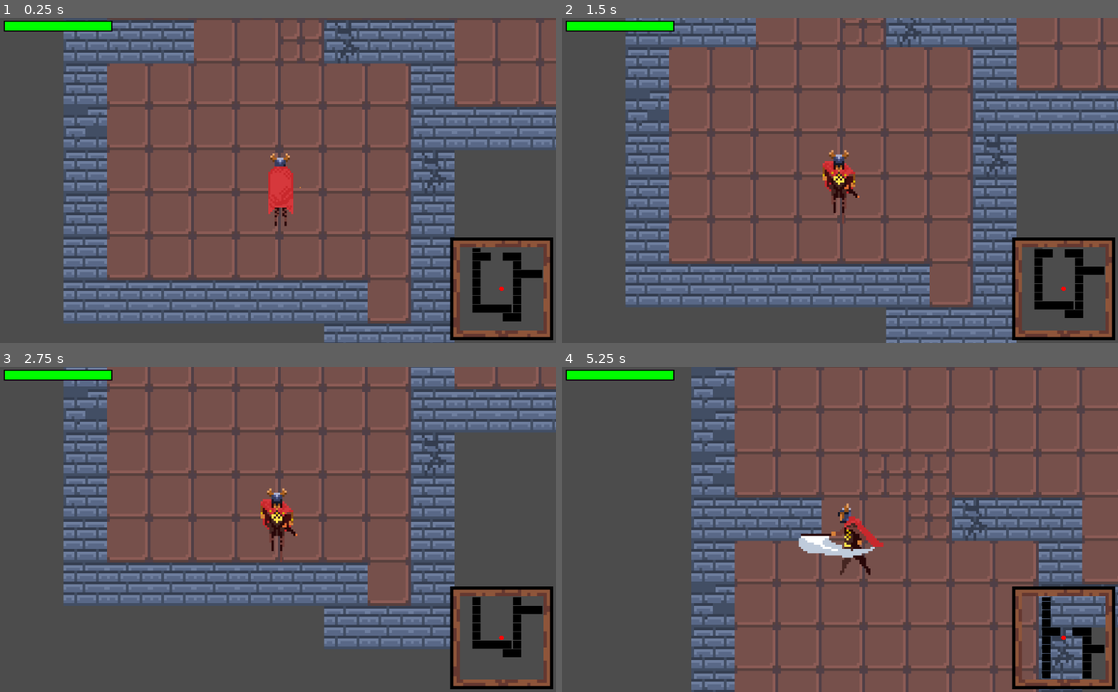
Above: before the commit, frames 1-4 (two rows, left to right).
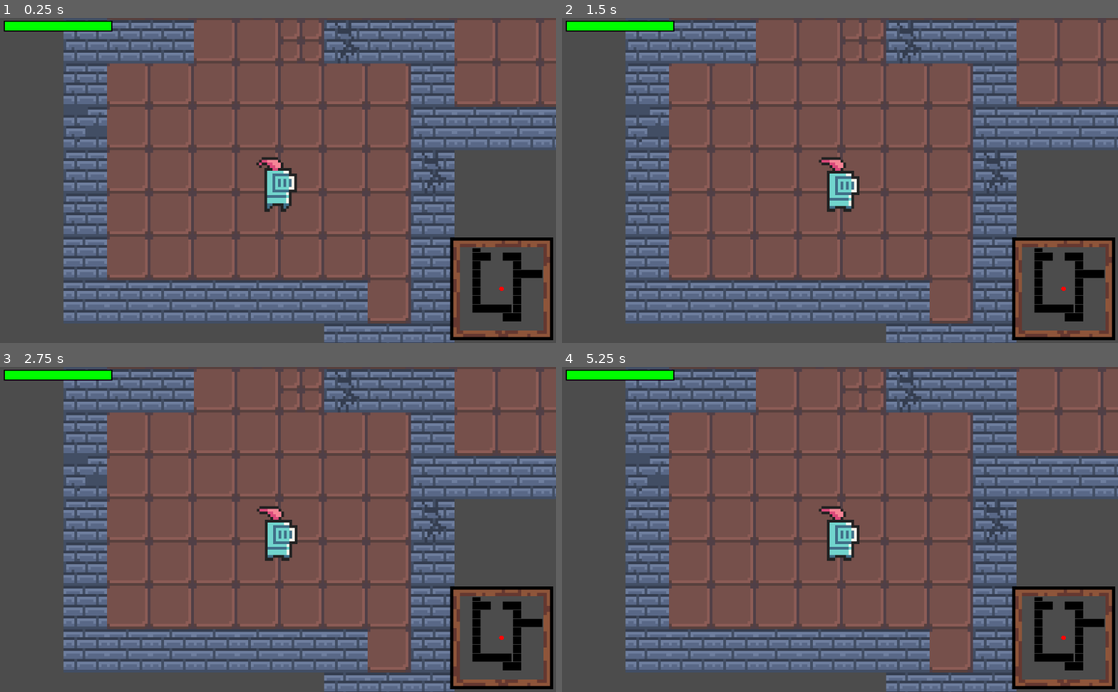
Above: after the commit, the same moments.

Repository: skni-kod/roguelike
Game: Godot game, scene res://Scenes/Levels/Main.tscn
Same seed, same stepped clock (60 frames per second), same inputs: the game is played once before the commit and once after it.
Inputs (mouse positions are in pixels of both pictures, inside the frame that each line leads up to):
- Up to frame 1 (0.25 s): no input
- Up to frame 2 (1.5 s): move the mouse to (962, 164) at 0.52 s; press the mouse at (962, 164) at 0.53 s; hold D (move_right) 0.53-1.28 s; move the mouse to (728, 196) at 1.27 s; release the mouse at (728, 196) at 1.28 s; hold S (move_down) from 1.28 s (still down); click (728, 196) at 1.35 s
- Up to frame 3 (2.75 s): move the mouse to (333, 458) at 2.02 s; release S (move_down) at 2.03 s; press the mouse at (333, 458) at 2.03 s; hold D (move_right) from 2.03 s (still down)
- Up to frame 4 (5.25 s): move the mouse to (812, 594) at 2.77 s; release D (move_right) at 2.78 s; release the mouse at (812, 594) at 2.78 s; hold W (move_up) 2.78-3.53 s; click (812, 594) at 2.85 s; move the mouse to (1006, 578) at 3.52 s; press the mouse at (1006, 578) at 3.53 s; hold A (move_left) 3.53-5.03 s; move the mouse to (673, 480) at 4.27 s; release the mouse at (673, 480) at 4.28 s; click (673, 480) at 4.35 s; move the mouse to (867, 529) at 5.02 s; press the mouse at (867, 529) at 5.03 s; hold S (move_down) from 5.03 s (still down)

The runs differ from the first frame. In frame 1, 1.0% of the frame differs, in the area x 46-55%, y 41-65%; in frame 2, 29%; in frame 3, 37%; in frame 4, 50%, in the area x 11-100%, y 0-100%.

Commit message:
mevement changes and player sprite

Diff:
--- a/Scenes/Actors/Player.gd
+++ b/Scenes/Actors/Player.gd
@@ -3,6 +3,7 @@
 var velocity = Vector2.ZERO
 var current_side = "Up" # Zmienna zawierająca stronę w którą odwrócony jest bohater
 var attack = false # Zmienna określająca czy bohater jest w trakcie ataku
+var got_hitted = false
 export var speed = 2
 var direction = Vector2()
 export var health = 100
@@ -29,24 +30,29 @@
 	).normalized() # Określenie kierunku poruszania się
 	velocity = direction * speed
 	velocity = move_and_collide(velocity)
-	if direction == Vector2.ZERO:
-		$AnimationPlayer.play("Idle " + current_side)
-	elif direction.y < 0:
-		$AnimationPlayer.play("Walk Up")
-	elif direction.y > 0:
-		$AnimationPlayer.play("Walk Down")
-	elif direction.x < 0:
-		$AnimationPlayer.play("Walk Left")
-	elif direction.x > 0:
-		$AnimationPlayer.play("Walk Right")
-
-func _on_AnimationPlayer_animation_started(anim_name): #Pobierz ostatnią wystartowaną animację
-	current_side = anim_name.split(" ")[-1] #i weź z jej nazwy stronę w którą jest zwrócony bohater
+	if !got_hitted:
+		if direction == Vector2.ZERO:
+			$AnimationPlayer.play("Idle")
+		elif direction.y != 0:
+			$AnimationPlayer.play("Run")
+			if direction.x < 0:
+				$Sprite.scale.x = -1
+			else:
+				$Sprite.scale.x = 1
+		elif direction.x < 0:
+			$Sprite.scale.x = -1
+			$AnimationPlayer.play("Run")
+		elif direction.x > 0:
+			$Sprite.scale.x = 1
+			$AnimationPlayer.play("Run")
 
 func take_dmg(enemy):
 	health = health - enemy.dps
 	health_bar.on_health_updated(health, enemy.dps)
-	print(health)
+	got_hitted = true
+	$AnimationPlayer.play("Hit")
+	yield($AnimationPlayer, "animation_finished")
+	got_hitted = false
 
 func _on_AttackCollision_body_entered(body):
 	if body.is_in_group("Enemy"):
--- a/Scenes/Actors/Player.tscn
+++ b/Scenes/Actors/Player.tscn
@@ -1,144 +1,16 @@
-[gd_scene load_steps=21 format=2]
+[gd_scene load_steps=12 format=2]
 
-[ext_resource path="res://Assets/Hero/Sprites&Animations/knight iso char.png" type="Texture" id=1]
+[ext_resource path="res://Assets/Hero/RedHero.png" type="Texture" id=1]
 [ext_resource path="res://Scenes/Actors/Player.gd" type="Script" id=2]
 [ext_resource path="res://Scenes/UI/HealthBar.tscn" type="PackedScene" id=3]
 
-[sub_resource type="RectangleShape2D" id=1]
-extents = Vector2( 6.7901, 8.18035 )
+[sub_resource type="CapsuleShape2D" id=9]
+radius = 5.0
+height = 6.0
 
-[sub_resource type="Animation" id=2]
-resource_name = "Attack Down"
+[sub_resource type="Animation" id=8]
+resource_name = "Hit"
 length = 0.3
-tracks/0/type = "value"
-tracks/0/path = NodePath("Sprite:frame")
-tracks/0/interp = 1
-tracks/0/loop_wrap = true
-tracks/0/imported = false
-tracks/0/enabled = true
-tracks/0/keys = {
-"times": PoolRealArray( 0, 0.1, 0.2 ),
-"transitions": PoolRealArray( 1, 1, 1 ),
-"update": 1,
-"values": [ 26, 27, 28 ]
-}
-tracks/1/type = "value"
-tracks/1/path = NodePath("AttackCollision/AttackDown:disabled")
-tracks/1/interp = 1
-tracks/1/loop_wrap = true
-tracks/1/imported = false
-tracks/1/enabled = true
-tracks/1/keys = {
-"times": PoolRealArray( 0.2, 0.3 ),
-"transitions": PoolRealArray( 1, 1 ),
-"update": 1,
-"values": [ false, true ]
-}
-
-[sub_resource type="Animation" id=3]
-resource_name = "Attack Left"
-length = 0.3
-tracks/0/type = "value"
-tracks/0/path = NodePath("Sprite:frame")
-tracks/0/interp = 1
-tracks/0/loop_wrap = true
-tracks/0/imported = false
-tracks/0/enabled = true
-tracks/0/keys = {
-"times": PoolRealArray( 0, 0.1, 0.2 ),
-"transitions": PoolRealArray( 1, 1, 1 ),
-"update": 1,
-"values": [ 35, 36, 37 ]
-}
-tracks/1/type = "value"
-tracks/1/path = NodePath("AttackCollision/AttackLeft:disabled")
-tracks/1/interp = 1
-tracks/1/loop_wrap = true
-tracks/1/imported = false
-tracks/1/enabled = true
-tracks/1/keys = {
-"times": PoolRealArray( 0.1, 0.2 ),
-"transitions": PoolRealArray( 1, 1 ),
-"update": 1,
-"values": [ false, true ]
-}
-
-[sub_resource type="Animation" id=4]
-resource_name = "Attack Right"
-length = 0.3
-tracks/0/type = "value"
-tracks/0/path = NodePath("Sprite:frame")
-tracks/0/interp = 1
-tracks/0/loop_wrap = true
-tracks/0/imported = false
-tracks/0/enabled = true
-tracks/0/keys = {
-"times": PoolRealArray( 0, 0.1, 0.2 ),
-"transitions": PoolRealArray( 1, 1, 1 ),
-"update": 1,
-"values": [ 32, 33, 34 ]
-}
-tracks/1/type = "value"
-tracks/1/path = NodePath("AttackCollision/AttackRight:disabled")
-tracks/1/interp = 1
-tracks/1/loop_wrap = true
-tracks/1/imported = false
-tracks/1/enabled = true
-tracks/1/keys = {
-"times": PoolRealArray( 0.1, 0.2 ),
-"transitions": PoolRealArray( 1, 1 ),
-"update": 1,
-"values": [ false, true ]
-}
-
-[sub_resource type="Animation" id=5]
-resource_name = "Attack Up"
-length = 0.3
-tracks/0/type = "value"
-tracks/0/path = NodePath("Sprite:frame")
-tracks/0/interp = 1
-tracks/0/loop_wrap = true
-tracks/0/imported = false
-tracks/0/enabled = true
-tracks/0/keys = {
-"times": PoolRealArray( 0, 0.1, 0.2 ),
-"transitions": PoolRealArray( 1, 1, 1 ),
-"update": 1,
-"values": [ 29, 30, 31 ]
-}
-tracks/1/type = "value"
-tracks/1/path = NodePath("AttackCollision/AttackUp:disabled")
-tracks/1/interp = 1
-tracks/1/loop_wrap = true
-tracks/1/imported = false
-tracks/1/enabled = true
-tracks/1/keys = {
-"times": PoolRealArray( 0.1, 0.2 ),
-"transitions": PoolRealArray( 1, 1 ),
-"update": 1,
-"values": [ false, true ]
-}
-
-[sub_resource type="Animation" id=6]
-resource_name = "Idle Down"
-length = 0.4
-loop = true
-tracks/0/type = "value"
-tracks/0/path = NodePath("Sprite:frame")
-tracks/0/interp = 1
-tracks/0/loop_wrap = true
-tracks/0/imported = false
-tracks/0/enabled = true
-tracks/0/keys = {
-"times": PoolRealArray( 0, 0.1, 0.2, 0.3 ),
-"transitions": PoolRealArray( 1, 1, 1, 1 ),
-"update": 1,
-"values": [ 0, 1, 2, 3 ]
-}
-
-[sub_resource type="Animation" id=7]
-resource_name = "Idle Left"
-length = 0.1
 tracks/0/type = "value"
 tracks/0/path = NodePath("Sprite:frame")
 tracks/0/interp = 1
@@ -149,12 +21,13 @@
 "times": PoolRealArray( 0 ),
 "transitions": PoolRealArray( 1 ),
 "update": 1,
-"values": [ 20 ]
+"values": [ 8 ]
 }
 
-[sub_resource type="Animation" id=8]
-resource_name = "Idle Right"
-length = 0.1
+[sub_resource type="Animation" id=2]
+resource_name = "Idle"
+length = 0.6
+loop = true
 tracks/0/type = "value"
 tracks/0/path = NodePath("Sprite:frame")
 tracks/0/interp = 1
@@ -162,15 +35,15 @@
 tracks/0/imported = false
 tracks/0/enabled = true
 tracks/0/keys = {
-"times": PoolRealArray( 0 ),
-"transitions": PoolRealArray( 1 ),
+"times": PoolRealArray( 0, 0.3 ),
+"transitions": PoolRealArray( 1, 1 ),
 "update": 1,
-"values": [ 14 ]
+"values": [ 0, 1 ]
 }
 
-[sub_resource type="Animation" id=9]
-resource_name = "Idle Up"
-length = 0.1
+[sub_resource type="Animation" id=7]
+resource_name = "Run"
+length = 0.7
 tracks/0/type = "value"
 tracks/0/path = NodePath("Sprite:frame")
 tracks/0/interp = 1
@@ -178,86 +51,22 @@
 tracks/0/imported = false
 tracks/0/enabled = true
 tracks/0/keys = {
-"times": PoolRealArray( 0 ),
-"transitions": PoolRealArray( 1 ),
+"times": PoolRealArray( 0, 0.1, 0.2, 0.3, 0.4, 0.5, 0.6 ),
+"transitions": PoolRealArray( 1, 1, 1, 1, 1, 1, 1 ),
 "update": 1,
-"values": [ 38 ]
+"values": [ 1, 2, 3, 4, 5, 6, 7 ]
 }
 
-[sub_resource type="Animation" id=10]
-resource_name = "Walk Down"
-length = 0.3
-tracks/0/type = "value"
-tracks/0/path = NodePath("Sprite:frame")
-tracks/0/interp = 1
-tracks/0/loop_wrap = true
-tracks/0/imported = false
-tracks/0/enabled = true
-tracks/0/keys = {
-"times": PoolRealArray( 0, 0.1, 0.2 ),
-"transitions": PoolRealArray( 1, 1, 1 ),
-"update": 1,
-"values": [ 4, 5, 6 ]
-}
-
-[sub_resource type="Animation" id=11]
-resource_name = "Walk Left"
-length = 0.2
-tracks/0/type = "value"
-tracks/0/path = NodePath("Sprite:frame")
-tracks/0/interp = 1
-tracks/0/loop_wrap = true
-tracks/0/imported = false
-tracks/0/enabled = true
-tracks/0/keys = {
-"times": PoolRealArray( 0, 0.1 ),
-"transitions": PoolRealArray( 1, 1 ),
-"update": 1,
-"values": [ 21, 22 ]
-}
-
-[sub_resource type="Animation" id=12]
-resource_name = "Walk Right"
-length = 0.2
-tracks/0/type = "value"
-tracks/0/path = NodePath("Sprite:frame")
-tracks/0/interp = 1
-tracks/0/loop_wrap = true
-tracks/0/imported = false
-tracks/0/enabled = true
-tracks/0/keys = {
-"times": PoolRealArray( 0, 0.1 ),
-"transitions": PoolRealArray( 1, 1 ),
-"update": 1,
-"values": [ 15, 16 ]
-}
-
-[sub_resource type="Animation" id=13]
-resource_name = "Walk Up"
-length = 0.3
-tracks/0/type = "value"
-tracks/0/path = NodePath("Sprite:frame")
-tracks/0/interp = 1
-tracks/0/loop_wrap = true
-tracks/0/imported = false
-tracks/0/enabled = true
-tracks/0/keys = {
-"times": PoolRealArray( 0, 0.1, 0.2 ),
-"transitions": PoolRealArray( 1, 1, 1 ),
-"update": 1,
-"values": [ 9, 10, 11 ]
-}
-
-[sub_resource type="RectangleShape2D" id=14]
+[sub_resource type="RectangleShape2D" id=3]
 extents = Vector2( 19, 10 )
 
-[sub_resource type="RectangleShape2D" id=15]
+[sub_resource type="RectangleShape2D" id=4]
 extents = Vector2( 19, 8 )
 
-[sub_resource type="RectangleShape2D" id=16]
+[sub_resource type="RectangleShape2D" id=5]
 extents = Vector2( 9, 18 )
 
-[sub_resource type="RectangleShape2D" id=17]
+[sub_resource type="RectangleShape2D" id=6]
 extents = Vector2( 9, 18 )
 
 [node name="Player" type="KinematicBody2D"]
@@ -265,15 +74,12 @@
 script = ExtResource( 2 )
 
 [node name="Sprite" type="Sprite" parent="."]
-scale = Vector2( 0.4, 0.4 )
 texture = ExtResource( 1 )
-vframes = 5
-hframes = 8
-frame = 28
+hframes = 9
 
 [node name="PlayerCollision" type="CollisionShape2D" parent="."]
 position = Vector2( 0, 4 )
-shape = SubResource( 1 )
+shape = SubResource( 9 )
 
 [node name="Camera2D" type="Camera2D" parent="."]
 current = true
@@ -287,39 +93,30 @@
 rect_scale = Vector2( 0.4, 0.4 )
 
 [node name="AnimationPlayer" type="AnimationPlayer" parent="."]
-"anims/Attack Down" = SubResource( 2 )
-"anims/Attack Left" = SubResource( 3 )
-"anims/Attack Right" = SubResource( 4 )
-"anims/Attack Up" = SubResource( 5 )
-"anims/Idle Down" = SubResource( 6 )
-"anims/Idle Left" = SubResource( 7 )
-"anims/Idle Right" = SubResource( 8 )
-"anims/Idle Up" = SubResource( 9 )
-"anims/Walk Down" = SubResource( 10 )
-"anims/Walk Left" = SubResource( 11 )
-"anims/Walk Right" = SubResource( 12 )
-"anims/Walk Up" = SubResource( 13 )
+anims/Hit = SubResource( 8 )
+anims/Idle = SubResource( 2 )
+anims/Run = SubResource( 7 )
 
 [node name="AttackCollision" type="Area2D" parent="."]
+visible = false
 
 [node name="AttackUp" type="CollisionShape2D" parent="AttackCollision"]
 position = Vector2( 0, -10 )
-shape = SubResource( 14 )
+shape = SubResource( 3 )
 disabled = true
 
 [node name="AttackDown" type="CollisionShape2D" parent="AttackCollision"]
 position = Vector2( 0, 8 )
-shape = SubResource( 15 )
+shape = SubResource( 4 )
 disabled = true
 
 [node name="AttackLeft" type="CollisionShape2D" parent="AttackCollision"]
 position = Vector2( -10, -2 )
-shape = SubResource( 16 )
+shape = SubResource( 5 )
 disabled = true
 
 [node name="AttackRight" type="CollisionShape2D" parent="AttackCollision"]
 position = Vector2( 10, -1.9375 )
-shape = SubResource( 17 )
+shape = SubResource( 6 )
 disabled = true
-[connection signal="animation_started" from="AnimationPlayer" to="." method="_on_AnimationPlayer_animation_started"]
 [connection signal="body_entered" from="AttackCollision" to="." method="_on_AttackCollision_body_entered"]
--- a/Scenes/Levels/Main.tscn
+++ b/Scenes/Levels/Main.tscn
@@ -223,6 +223,9 @@
 collision_layer = 4
 collision_mask = 3
 
+[node name="Slime2" parent="." instance=ExtResource( 1 )]
+position = Vector2( 116.5, -47.5 )
+
 [node name="CanvasLayer" type="CanvasLayer" parent="."]
 
 [node name="MiniMap" parent="CanvasLayer" instance=ExtResource( 12 )]
Binary file added: Assets/0x72_DungeonTilesetII_v1.3.png
Not shown, added: Assets/0x72_DungeonTilesetII_v1.3.png.import
Binary file added: Assets/Hero/RedHero.png
Not shown, added: Assets/Hero/RedHero.png.import
Binary file added: Scenes/0x72_DungeonTilesetII_v1.3.png
Not shown, added: Scenes/0x72_DungeonTilesetII_v1.3.png.import
